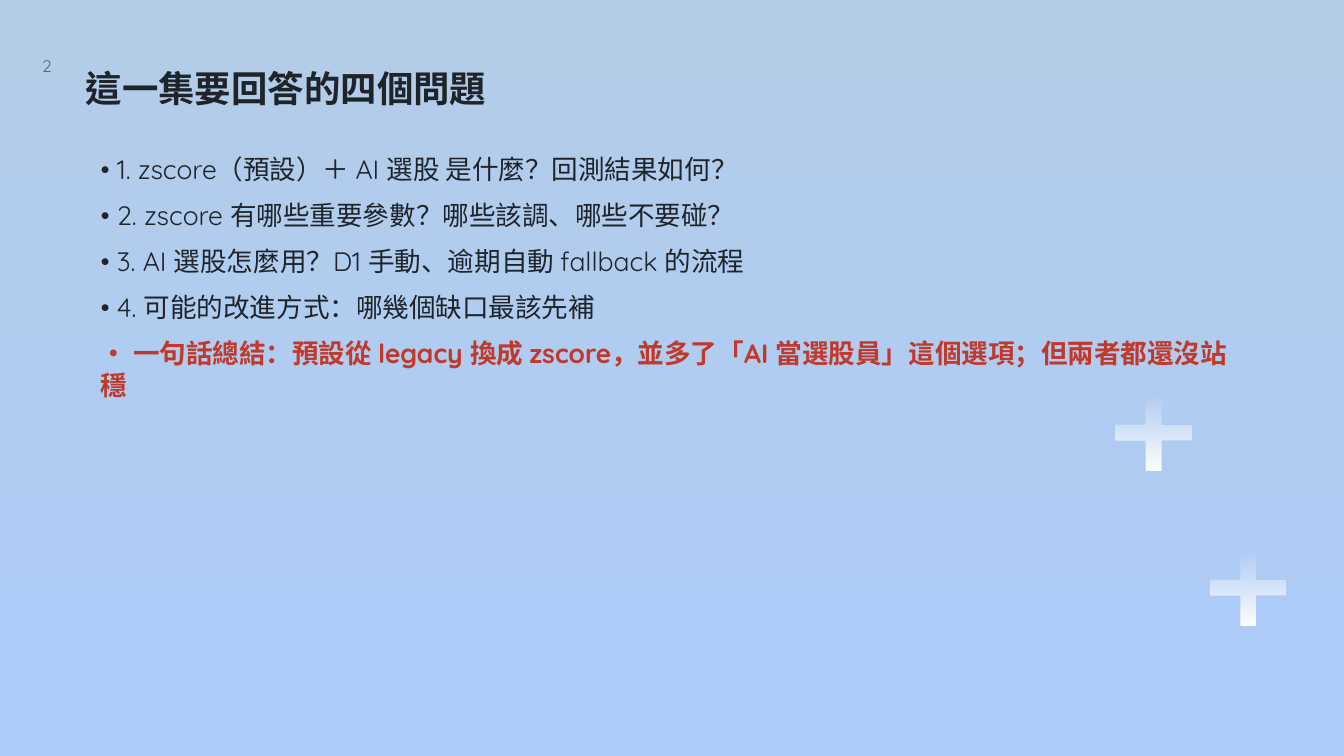
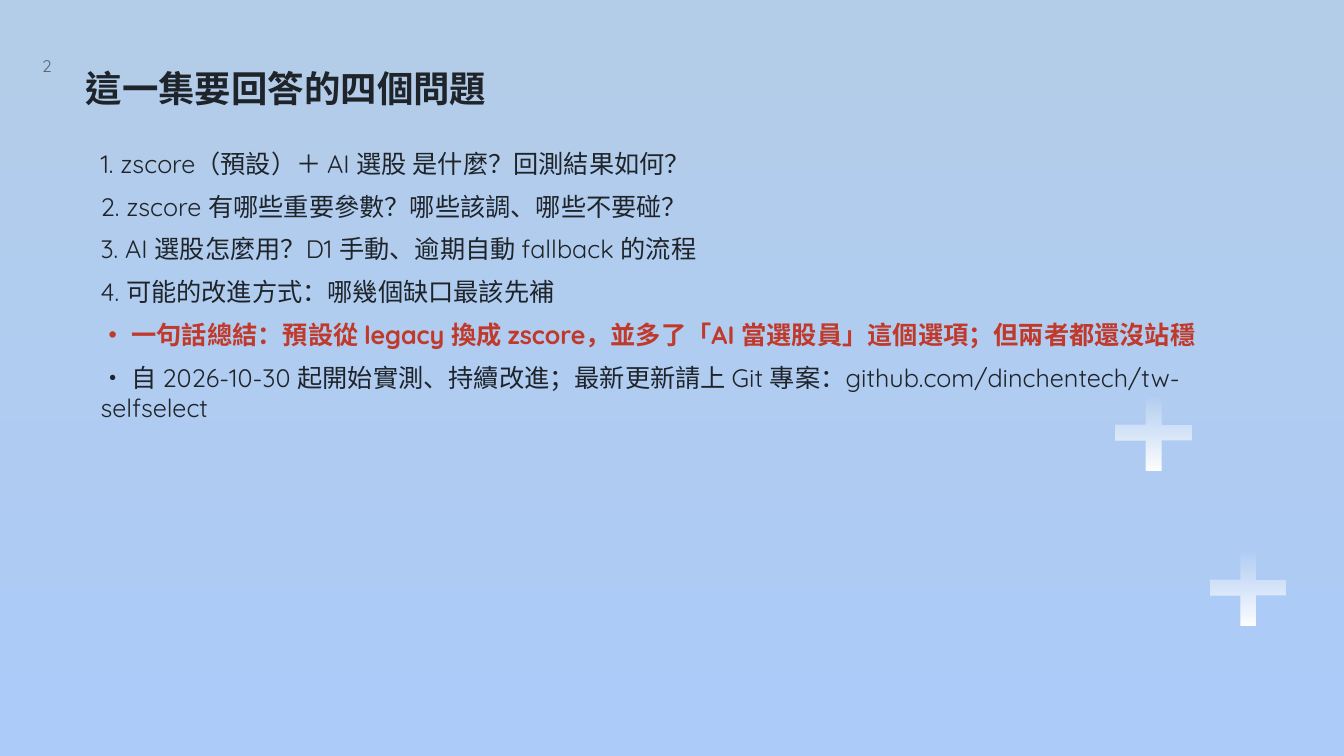
Before and after one commit to dinchentech/tw-selfselect, a slide deck: slide 2 of plans/ppt/TW-SELFSELECT台股買賣自動化系統-W7-講稿版.pptx. Drawn at 1344x756 pixels with LibreOffice and Linux fonts; fonts in the diff are those of the drawing; background and template pictures are left out. Boxes give left, top, right and bottom in pixels: in the first picture for what was removed or moved away, otherwise in the second. Text is boxed around its words. In the diff, an @@ line names an element or a change of style, - is before the commit and + after.

```diff
--- a/plans/ppt/TW-SELFSELECT台股買賣自動化系統-W7-講稿版.pptx
+++ b/plans/ppt/TW-SELFSELECT台股買賣自動化系統-W7-講稿版.pptx
@@ text at bbox=[101, 151, 697, 303]: text changed; size 19 to 18 pt @@
-• 1. zscore（預設）＋ AI 選股 是什麼？回測結果如何？
-• 2. zscore 有哪些重要參數？哪些該調、哪些不要碰？
-• 3. AI 選股怎麼用？D1 手動、逾期自動 fallback 的流程
-• 4. 可能的改進方式：哪幾個缺口最該先補
+1. zscore（預設）＋ AI 選股 是什麼？回測結果如何？
+2. zscore 有哪些重要參數？哪些該調、哪些不要碰？
+3. AI 選股怎麼用？D1 手動、逾期自動 fallback 的流程
+4. 可能的改進方式：哪幾個缺口最該先補
@@ text at bbox=[132, 322, 1196, 349]: size 19 to 18 pt in "• 一句話總結：預設從 legacy 換成 zscore，並多了「AI 當選股員」這個選項；但兩者都還沒站穩"; less space between paragraphs @@
@@ text at bbox=[101, 366, 1180, 418]: paragraph added @@
+• 自 2026-10-30 起開始實測、持續改進；最新更新請上 Git 專案：github.com/dinchentech/tw-selfselect
```
Also in this commit, not shown: 1 other slide changed, 4 other files.
